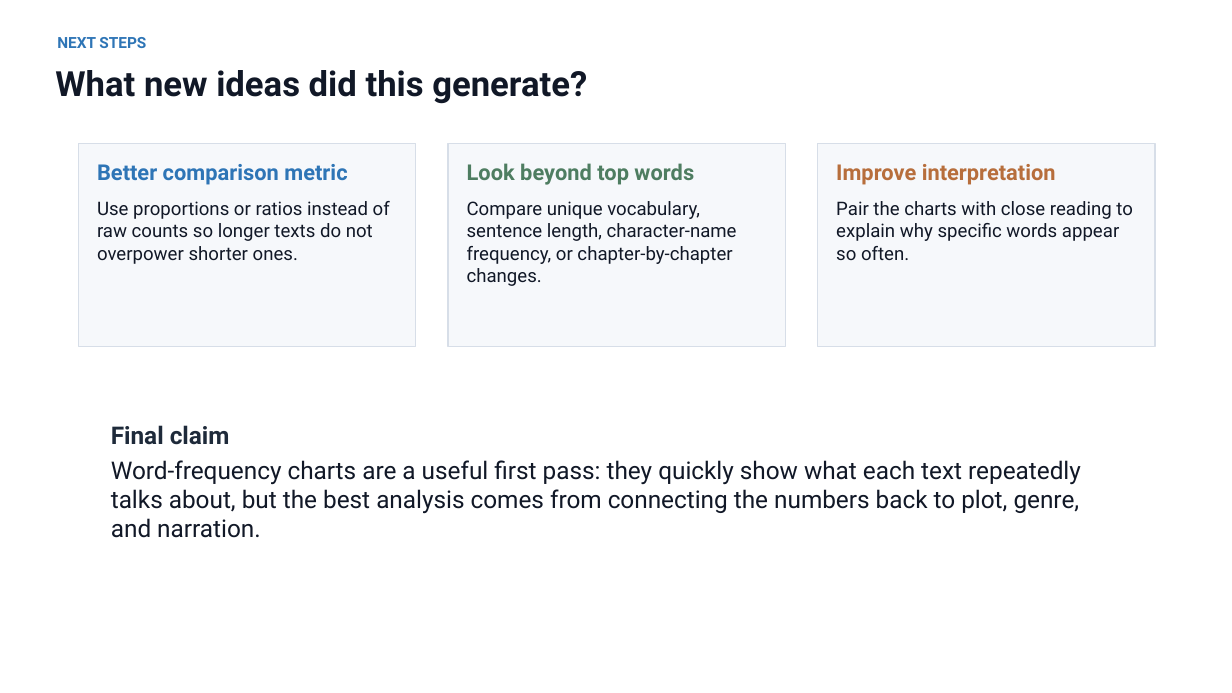
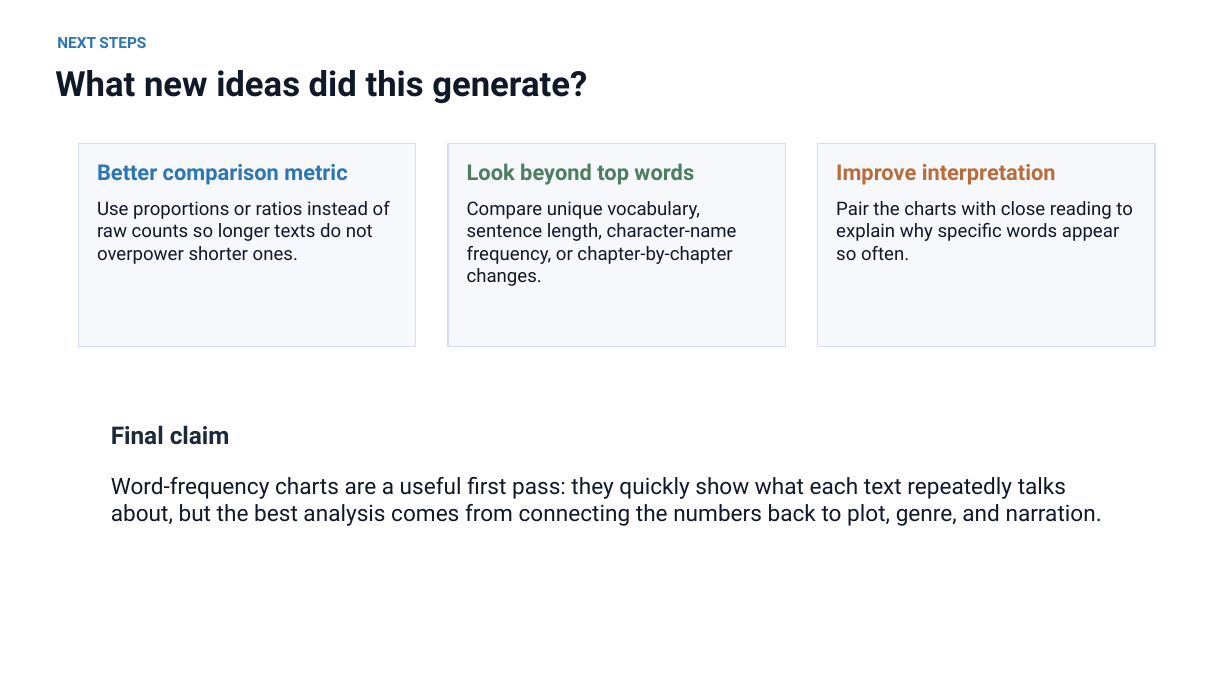
Before and after one commit to goodtoknowgg/MiniProject1, a slide deck: slide 7 of Miniproject 1 Presentation Gavin Good.pptx. Drawn at 1232x693 pixels with LibreOffice and Linux fonts; fonts in the diff are those of the drawing. Boxes give left, top, right and bottom in pixels: in the first picture for what was removed or moved away, otherwise in the second. Text is boxed around its words. In the diff, an @@ line names an element or a change of style, - is before the commit and + after.

```diff
--- a/Miniproject 1 Presentation Gavin Good.pptx
+++ b/Miniproject 1 Presentation Gavin Good.pptx
@@ text "Word-frequency charts are a useful ..." at (x1=111, y1=477, x2=1102, y2=526): size 19 to 17.6 pt @@
```
Also in this commit, not shown: 5 other slides changed.
